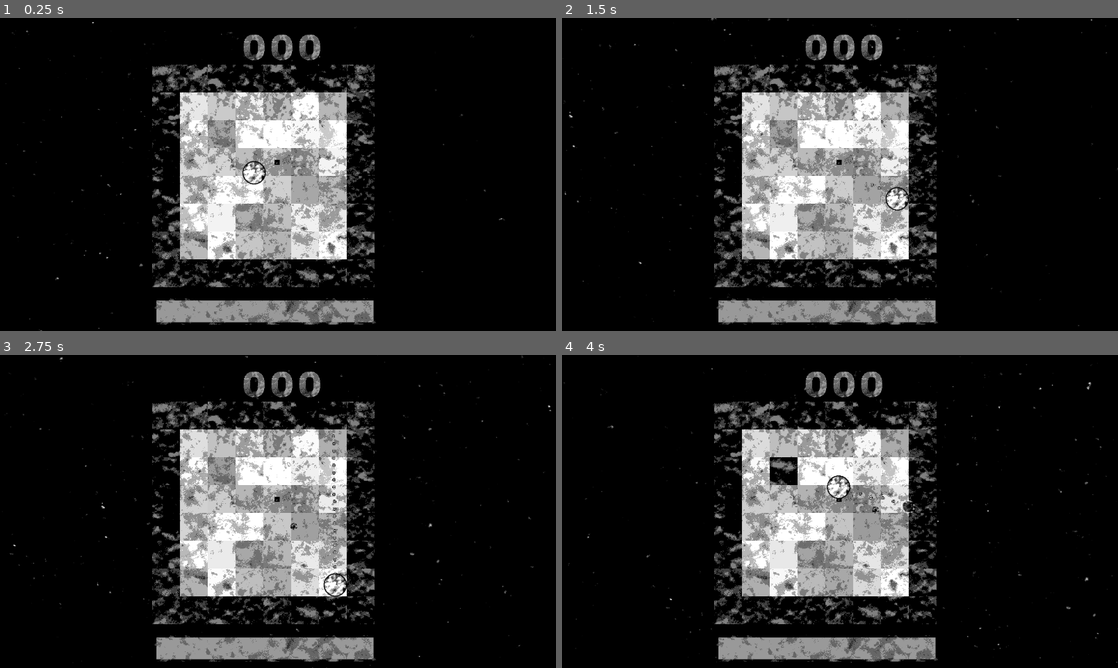
Above: before the commit, frames 1-4 (two rows, left to right).
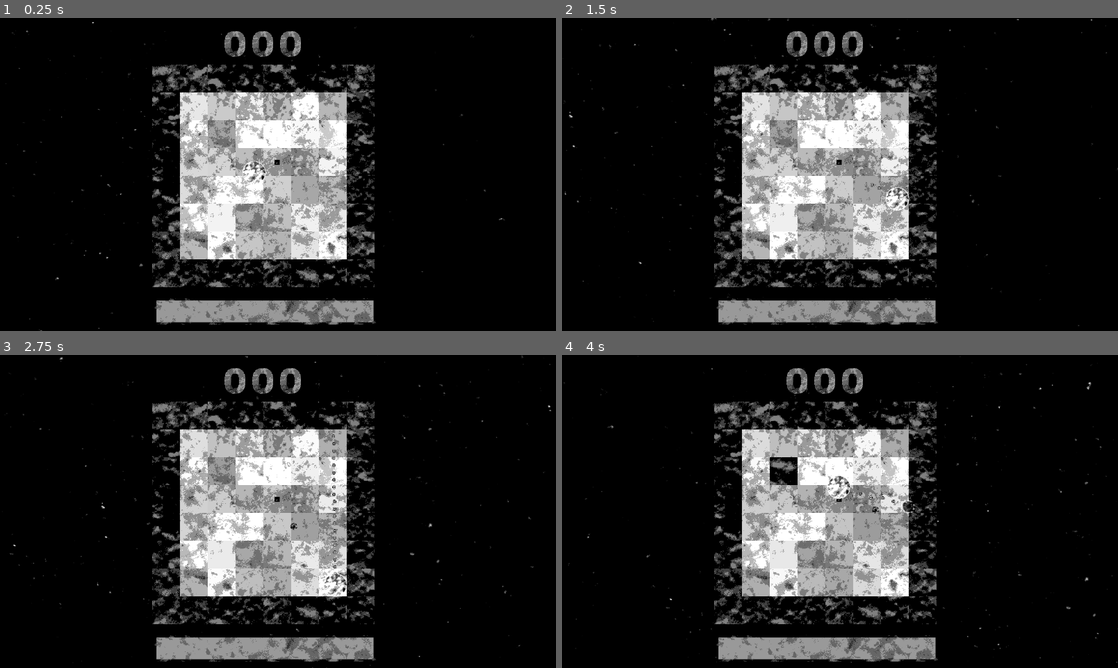
Above: after the commit, the same moments.

Repository: Indivicivet/ludumdare54
Game: Godot game, scene res://ludumdare54.tscn
Same seed, same stepped clock (60 frames per second), same inputs: the game is played once before the commit and once after it.
Inputs (mouse positions are in pixels of both pictures, inside the frame that each line leads up to):
- Up to frame 1 (0.25 s): no input
- Up to frame 2 (1.5 s): move the mouse to (962, 158) at 0.52 s; press the mouse at (962, 158) at 0.53 s; hold Right (right) 0.53-1.28 s; move the mouse to (728, 190) at 1.27 s; release the mouse at (728, 190) at 1.28 s; hold Down (down) from 1.28 s (still down); click (728, 190) at 1.35 s
- Up to frame 3 (2.75 s): move the mouse to (333, 442) at 2.02 s; release Down (down) at 2.03 s; press the mouse at (333, 442) at 2.03 s; hold Right (right) from 2.03 s (still down)
- Up to frame 4 (4 s): move the mouse to (812, 574) at 2.77 s; release Right (right) at 2.78 s; release the mouse at (812, 574) at 2.78 s; hold Up (up) 2.78-3.53 s; click (812, 574) at 2.85 s; move the mouse to (1006, 558) at 3.52 s; press the mouse at (1006, 558) at 3.53 s; hold Left (left) from 3.53 s (still down)

The runs differ from the first frame. In frame 1, 1.1% of the frame differs, in the area x 40-58%, y 4-54%; in frame 2, 1.1%; in frame 3, 1.1%, in the area x 40-63%, y 4-78%; in frame 4, 1.1%.

Commit message:
try white edged player block

Diff:
--- a/ludumdare54.tscn
+++ b/ludumdare54.tscn
@@ -33,7 +33,7 @@
 [node name="play_region" parent="." instance=ExtResource("4_ion4y")]
 
 [node name="score" parent="." instance=ExtResource("10_5oqj3")]
-position = Vector2(648, 68)
+position = Vector2(604, 60)
 
 [node name="health_indicator" type="Node2D" parent="."]
 position = Vector2(610, 675)
--- a/play_region.tscn
+++ b/play_region.tscn
@@ -3,13 +3,13 @@
 [ext_resource type="PackedScene" uid="uid://dmbopa58apven" path="res://block_solid.tscn" id="1_kwwif"]
 [ext_resource type="PackedScene" uid="uid://telbw0j0atkg" path="res://floor_or_block.tscn" id="2_n327o"]
 [ext_resource type="Script" path="res://scripts/player.gd" id="3_r6iub"]
-[ext_resource type="Texture2D" uid="uid://ldv1jpbimr3a" path="res://graphics/player_0002__P2000287.png" id="4_rgbkf"]
 [ext_resource type="Script" path="res://scripts/gun1.gd" id="5_stter"]
 [ext_resource type="AudioStream" uid="uid://2tktx7pq43t3" path="res://sfx/lose0001.wav" id="6_ambdy"]
 [ext_resource type="Script" path="res://scripts/enemy_spawner.gd" id="7_775sp"]
 [ext_resource type="Script" path="res://scripts/navigation_active_tiles.gd" id="7_ivpq0"]
 [ext_resource type="AudioStream" uid="uid://dywjwuj4uq6l2" path="res://sfx/genericexplosion0001.wav" id="7_x48ig"]
 [ext_resource type="Script" path="res://scripts/score_dependent_timer.gd" id="8_adhp6"]
+[ext_resource type="Texture2D" uid="uid://dmaeex6irvlwl" path="res://graphics/player_0003__P2000287.png" id="8_k3siv"]
 [ext_resource type="Texture2D" uid="uid://cyx66v7t784tj" path="res://graphics/tex2_0001__P2000288.png" id="9_xhior"]
 [ext_resource type="AudioStream" uid="uid://dmnxvh5oj8nrq" path="res://sfx/enemyspawn0001.wav" id="10_yhfqt"]
 
@@ -243,7 +243,7 @@
 
 [node name="Sprite2D" type="Sprite2D" parent="player"]
 scale = Vector2(1.03, 1.03)
-texture = ExtResource("4_rgbkf")
+texture = ExtResource("8_k3siv")
 
 [node name="gun1" type="Node2D" parent="player"]
 script = ExtResource("5_stter")
Binary file added: graphics/player_0003__P2000287.png
Not shown, added: graphics/player_0003__P2000287.png.import
